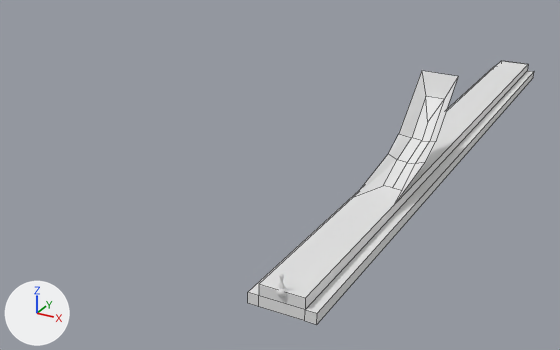
An edit to the Blender file assets/artwork/bowling.blend, drawn before and after from the same camera.
One viewpoint serves both versions: a 50 mm lens placed at (6.0, -11.0, 7.9), pointed at (-4.5, 8.2, -1.7). The lights are fixed; the arrows at lower left show +X, +Y and +Z. Mesh edges are drawn as thin lines on the coarser meshes.

The scene before the commit, as lines of its bpy script (objects in view):
```python
me_lanemesh = bpy.data.meshes.new('laneMesh')
me_lanemesh.from_pydata(...)  # 44 vertices, 34 faces; spans x -0.8..0.8, y 0.0..18.3, z -0.5..2.2
me_lanemesh.materials.append(mat_material)  # its picture is missing
ob_laneobj = bpy.data.objects.new('laneObj', me_lanemesh)
ob_laneobj.location = (0.0, 0.0, 0.0)
```
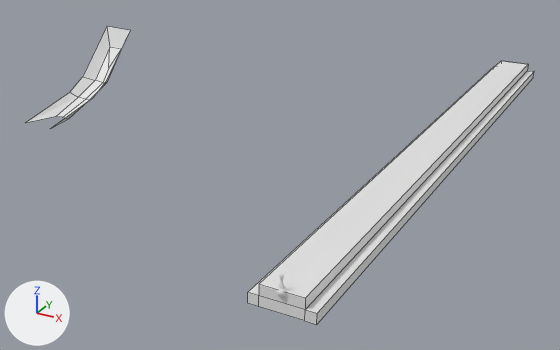
What differs and where, as boxes (x1, y1, x2, y2) in the pictures (560 x 350 px; the box of a moved part takes in the faces that stretch with it):
```json
{"object": "laneObj", "change": "reshaped", "before": [248, 61, 534, 325], "after": [26, 27, 534, 325], "on screen": "77% wider, 13% taller"}
{"part": 1, "of": "me_lanemesh", "change": "moved or reshaped", "before": [355, 71, 458, 205], "after": [26, 27, 130, 128]}
```

Scene script edits in JSON lines:
```json
{"block": "me_lanemesh", "where": "me_lanemesh.from_pydata(...)  # 44 vertices, 34 faces; spans x -0.8..0.8, y 0.0..18.3, z -0.5..2.2"}
{"block": "me_lanemesh", "where": "# used by ob_laneobj; location = (0.0, 0.0, 0.0)"}
{"block": "me_lanemesh", "change": "me_lanemesh part 1: the loose piece of 20 vertices spanning x -0.5..0.7, y 4.5..8.2, z 0.0..2.2 is moved by (-10.7, 0.0, 0.0)"}
```
